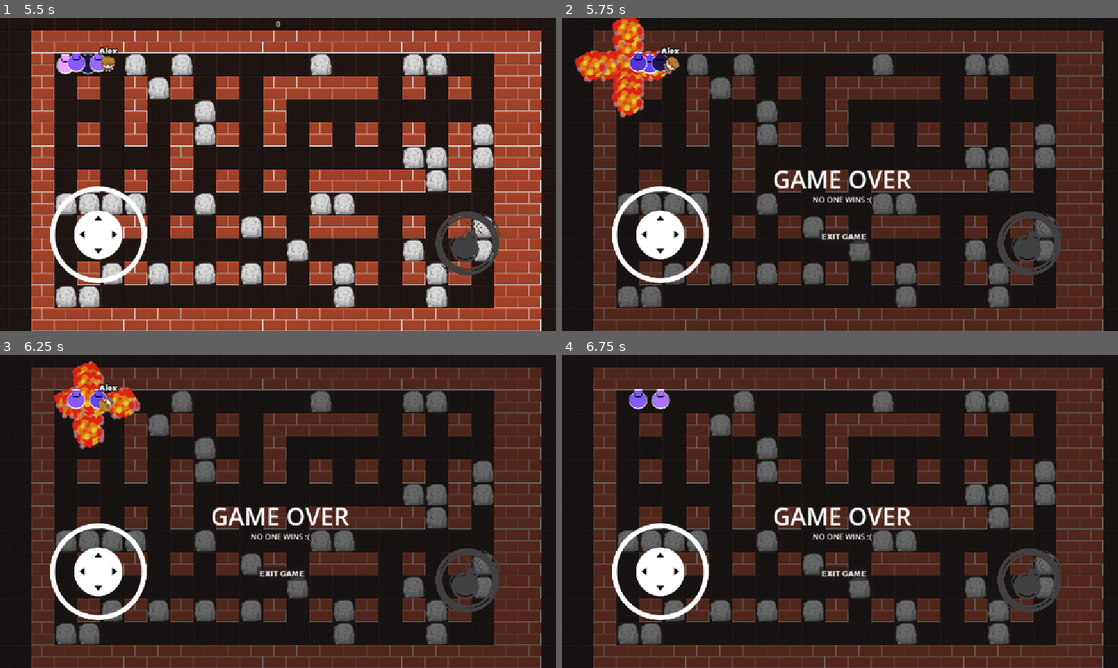
Above: before the commit, frames 1-4 (two rows, left to right).
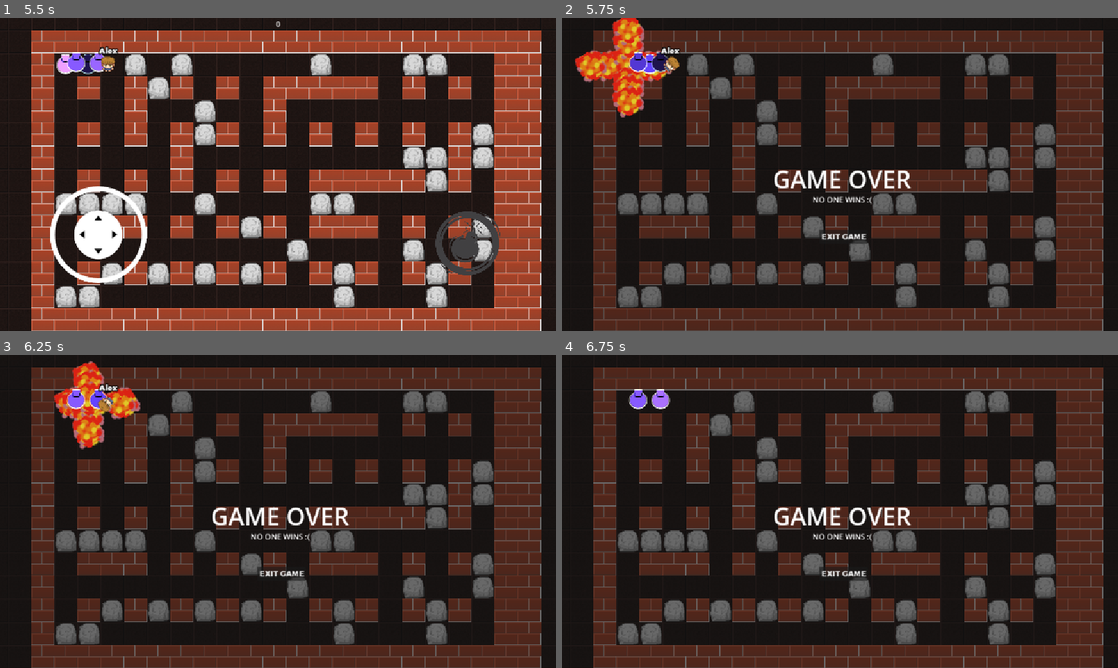
Above: after the commit, the same moments.

Repository: AshishKumarD/BomberGame
Game: Godot game, scene res://lobby.tscn
The game is run twice, just before and just after one commit, with the same random seed, the same clock (stepped at 60 frames per second) and the same inputs.
Inputs (mouse positions are in pixels of both pictures, inside the frame that each line leads up to):
- Up to frame 1 (5.5 s): click (255, 158) at 0.52 s; type "Alex" at 0.6 s; click "Host" at 1.25 s; click "START!" at 2 s; tap Enter at 2.75 s; move the mouse to (400, 158) at 2.77 s; hold D (move_right) 2.78-3.5 s; hold Space (set_bomb) 2.78-3.5 s; click (400, 158) at 2.92 s; drag from (166, 190) to (66, 64) at 3.52 s; move the mouse to (333, 105) at 4.27 s; hold D (move_right) 4.28-5 s; hold Space (set_bomb) 4.28-5 s; drag from (250, 237) to (88, 64) at 5.02 s
- Up to frame 2 (5.75 s): no input
- Up to frame 3 (6.25 s): move the mouse to (444, 558) at 5.77 s; hold A (move_left) from 5.78 s (still down); hold Space (set_bomb) from 5.78 s (still down)
- Up to frame 4 (6.75 s): release A (move_left) at 6.5 s; release Space (set_bomb) at 6.5 s; drag from (673, 464) to (639, 398) at 6.52 s

Frame 1 is identical in both runs. In frame 2, 3.0% of the frame differs, in the area x 9-90%, y 53-85%; in frame 3, 3.0%; in frame 4, 3.0%.

Commit message:
Android UI fix

Diff:
--- a/player.gd
+++ b/player.gd
@@ -5,6 +5,7 @@
 
 @export
 var synced_position := Vector2()
+@onready var canvas_layer: CanvasLayer = $CanvasLayer
 
 @export
 var stunned = false
@@ -17,6 +18,7 @@
 
 func _ready():
 	stunned = false
+	canvas_layer.show()
 	position = synced_position
 	if str(name).is_valid_int():
 		get_node("Inputs/InputsSync").set_multiplayer_authority(str(name).to_int())
@@ -77,4 +79,5 @@
 	stunned = true
 	get_node("anim").play("stunned")
 	print("going to die", vicitim)
+	canvas_layer.hide()
 	gamestate.kill_player(vicitim)
